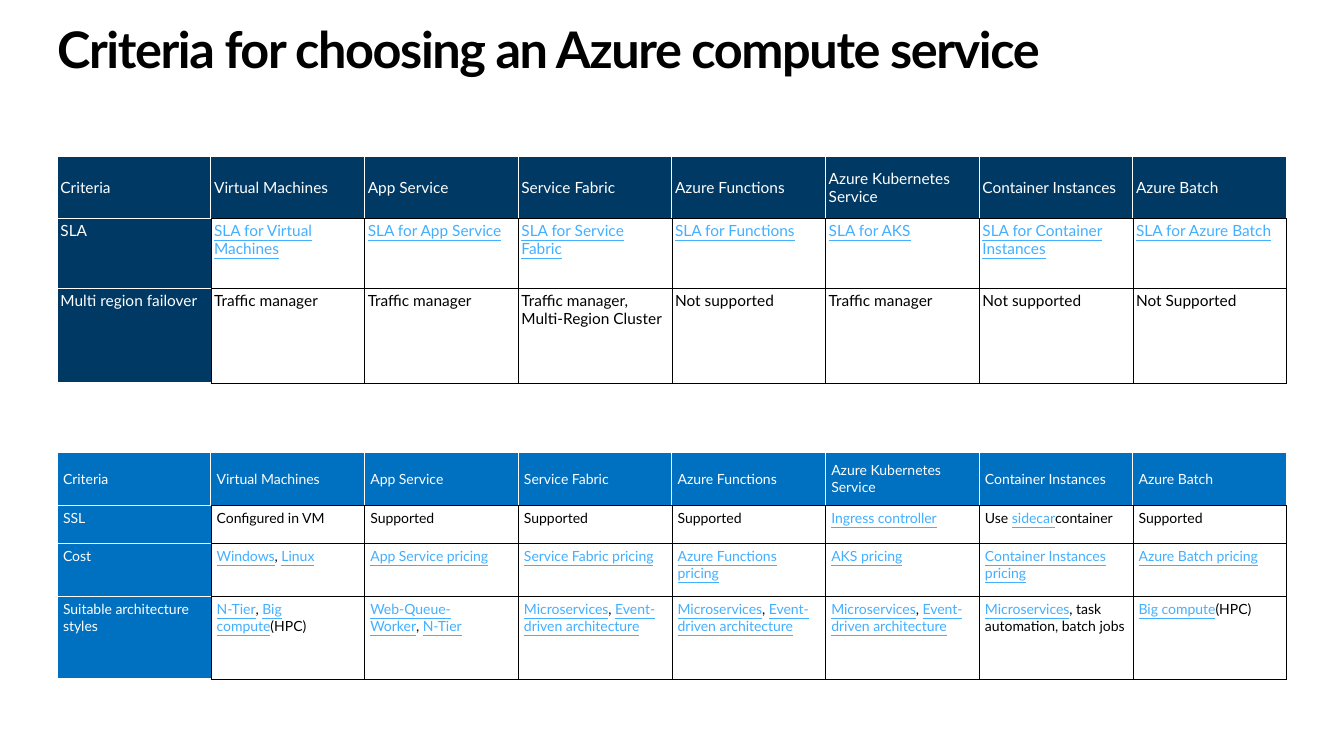
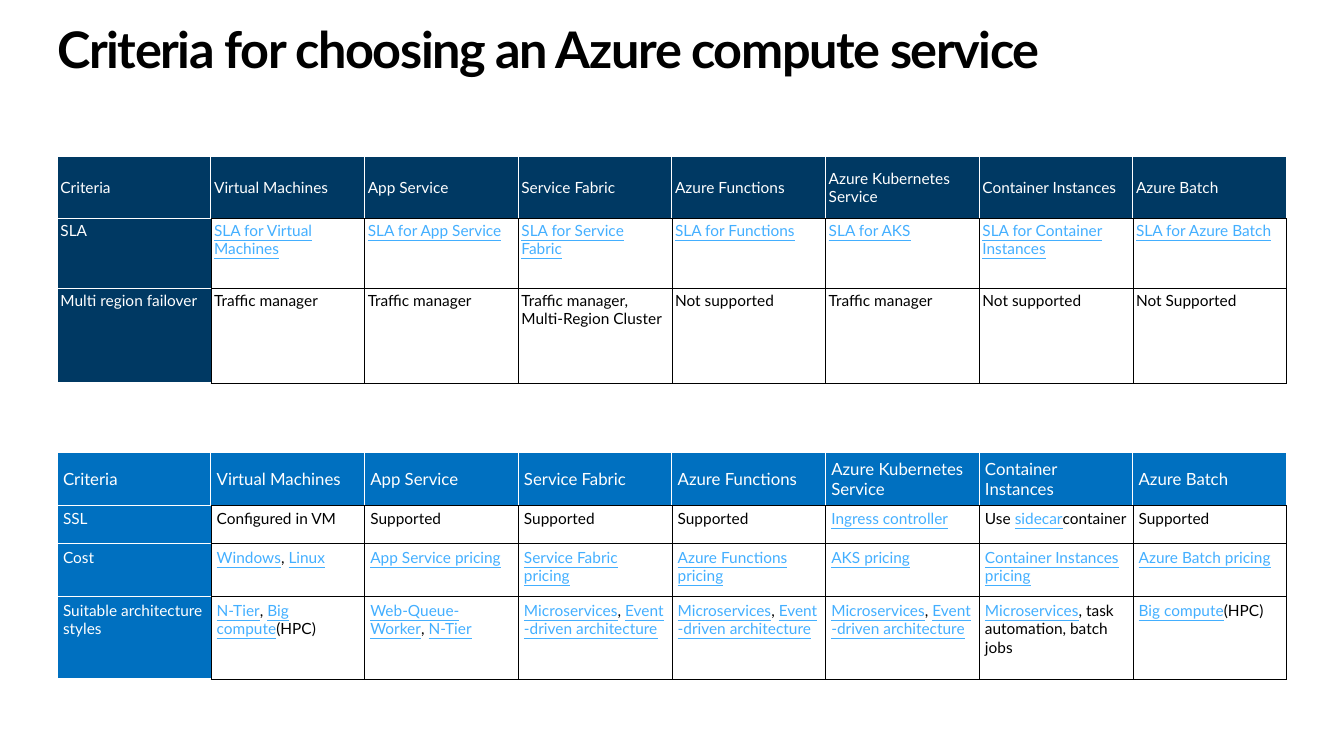
Before and after one commit to sastrykn/azserviceswhentouse, a slide deck: slide 35 of When to Use What-Azure Services.pptx (slide 6 before the commit). Drawn at 1344x756 pixels with LibreOffice and Linux fonts; fonts in the diff are those of the drawing. Boxes give left, top, right and bottom in pixels: in the first picture for what was removed or moved away, otherwise in the second. Text is boxed around its words. In the diff, an @@ line names an element or a change of style, - is before the commit and + after.

```diff
--- a/When to Use What-Azure Services.pptx
+++ b/When to Use What-Azure Services.pptx
@@ table at [57, 453, 1284, 680] @@
@@ size 10 to 12 pt in "Criteria", "Virtual Machines", "App Service", "Service Fabric" and 4 more places @@
@@ size 10 to 11 pt in "SSL", "Configured in VM", "Supported", "Supported" and 20 more places @@
```
Also in this commit, not shown: 8 other slides changed, 12 slides added.
